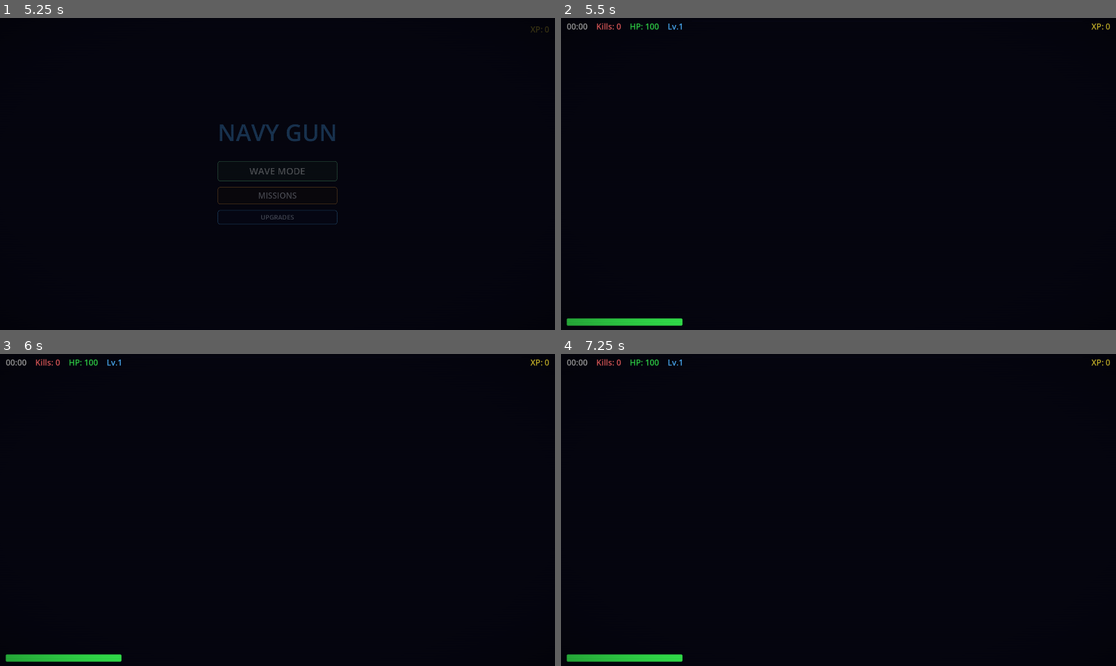
Above: before the commit, frames 1-4 (two rows, left to right).
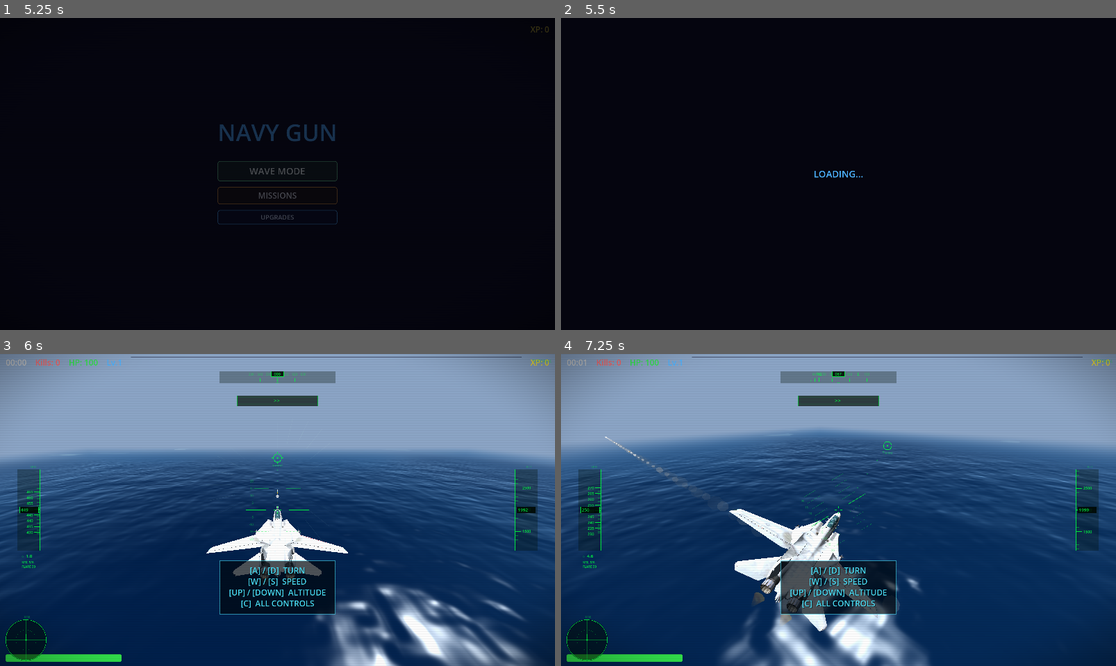
Above: after the commit, the same moments.

Repository: wilandh-prog/swarm-shock
Game: Godot game, scene res://scenes/main.tscn
Same seed, same stepped clock (60 frames per second), same inputs: the game is played once before the commit and once after it.
Inputs:
- Up to frame 1 (5.25 s): tap Enter at 0.5 s; hold D (move_right) 0.53-1.28 s; hold Space (shoot) 0.53-1.28 s; hold S (move_down) 1.28-2.03 s; tap L at 1.35 s; hold D (move_right) 2.03-2.78 s; tap C at 2.1 s; hold W (move_up) 2.78-3.53 s; tap F at 2.85 s; hold G 3.53-4.28 s; hold A (move_left) 3.53-5 s; tap E at 4.35 s; click "WAVE MODE" at 5 s
- Up to frame 2 (5.5 s): no input
- Up to frame 3 (6 s): hold S (move_down) from 5.78 s (still down); hold Space (shoot) from 5.78 s (still down)
- Up to frame 4 (7.25 s): release S (move_down) at 6.53 s; release Space (shoot) at 6.53 s; hold D (move_right) from 6.53 s (still down); tap L at 6.6 s

Frame 1 is identical in both runs. In frame 2, 0.8% of the frame differs, in the area x 1-99%, y 1-99%; in frame 3, 96%; in frame 4, 98%, in the area x 0-100%, y 0-100%.
Error before the commit: Parse Error: Identifier "text" not declared in the current scope. (res://scripts/game.gd:589)

Commit message:
Fix TTS dead code causing parse error in web build
Co-Authored-By: Claude Opus 4.6 (1M context) <noreply@anthropic.com>

Diff:
--- a/scripts/game.gd
+++ b/scripts/game.gd
@@ -584,26 +584,7 @@
 	_tts_voice_id = ""
 
 func _speak_awacs(_text: String) -> void:
-	return  # TTS disabled
-
-	var clean := text
-	# Strip key hints like [F], [G], [SPACE]
-	if not _tts_regex:
-		_tts_regex = RegEx.new()
-		_tts_regex.compile("\\[\\w+\\]")
-	clean = _tts_regex.sub(clean, "", true)
-	# Expand military abbreviations for natural TTS speech
-	clean = clean.replace("RTB", "R T B")
-	clean = clean.replace("BRAA", "brah")
-	clean = clean.replace("BRC", "B R C")
-	clean = clean.replace("CAT 1", "cat one")
-	clean = clean.replace("--", ",")
-	clean = clean.replace("  ", " ")
-	clean = clean.strip_edges()
-	if clean.is_empty():
-		return
-	var rate := 1.3 + clampf(float(clean.split(" ", false).size() - 3) * 0.1, 0.0, 0.7)
-	DisplayServer.tts_speak(clean, _tts_voice_id, 100, 1.5, rate)
+	pass  # TTS disabled
 
 # --- Tutorial ---
 
Not shown, changed: export/web/index.html
Not shown, changed: export/web/index.pck
